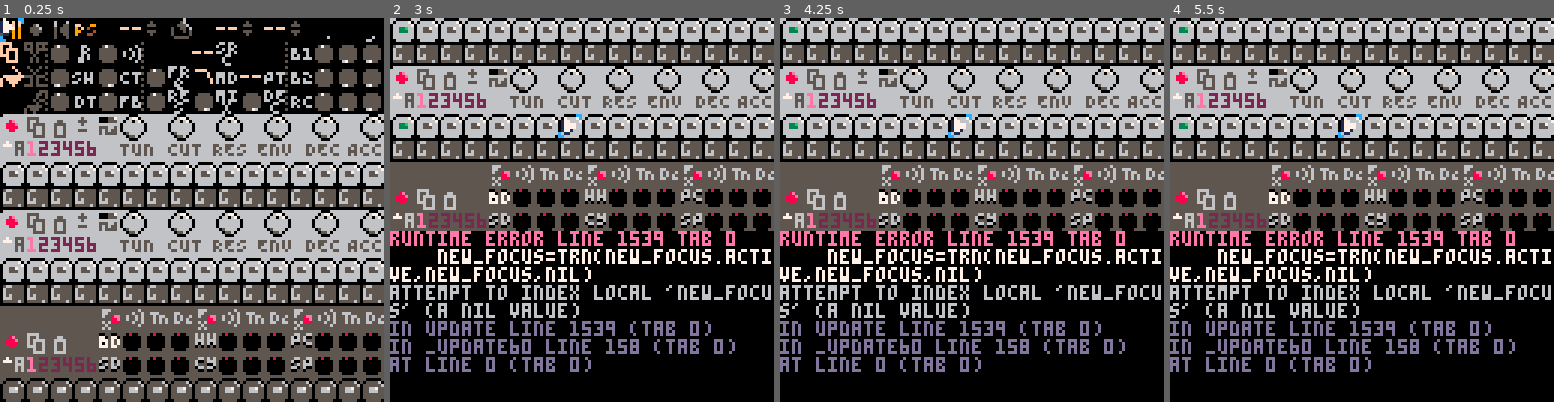
Above: before the commit, frames 1-4 (left to right).
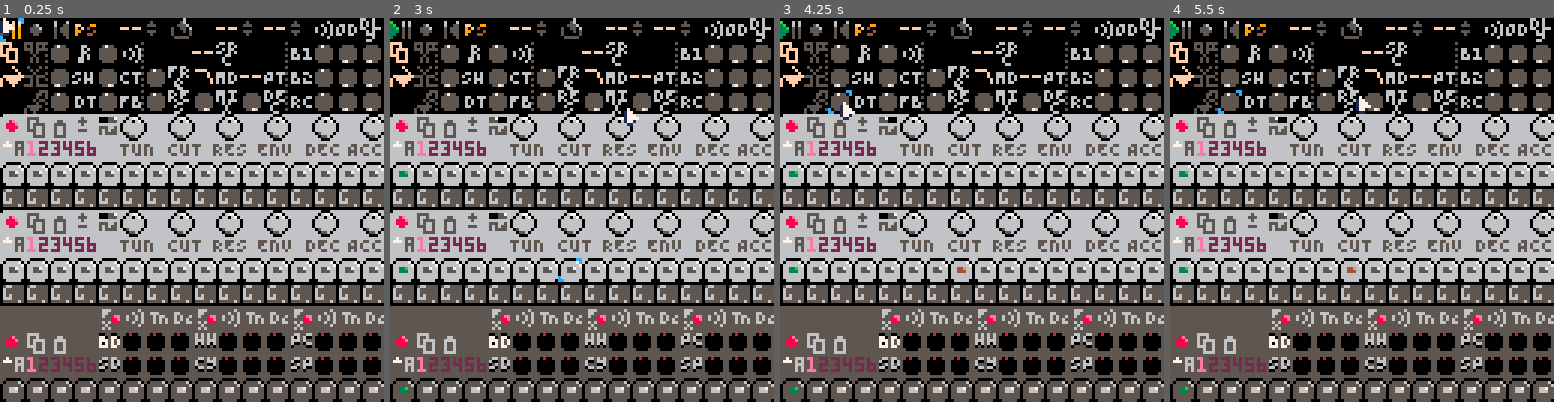
Above: after the commit, the same moments.

Repository: luchak/rp8
Game: PICO-8 cartridge pb-0x.p8
The game is run twice, just before and just after one commit, with the same random seed, the same clock (stepped at 60 frames per second) and the same inputs.
Inputs (mouse positions are in pixels of both pictures, inside the frame that each line leads up to):
- Up to frame 1 (0.25 s): no input
- Up to frame 2 (3 s): tap X (X key) at 0.33, 1.07, 1.85, 2.97 s; click (670, 121) at 0.67 s; tap O (Z key) at 0.7, 1.7, 2.1, 2.5, 2.9 s; click (436, 267) at 1.22 s; hold Right 1.6-2.1 s; click (497, 114) at 1.77 s; hold Up 2.15-2.42 s; click (562, 259) at 2.32 s; hold Right from 2.47 s (still down); click (624, 106) at 2.87 s
- Up to frame 3 (4.25 s): release Right at 3.03 s; hold Left 3.08-3.58 s; tap O (Z key) at 3.3, 3.7, 4.1 s; click (1075, 256) at 3.42 s; hold Down 3.63-3.97 s; click (841, 102) at 3.97 s; hold Right from 4.02 s (still down); tap X (X key) at 4.08 s
- Up to frame 4 (5.5 s): tap O (Z key) at 4.5, 4.9, 5.3 s; click (1292, 248) at 4.52 s; release Right at 4.68 s; hold Up 4.73-5.03 s; click (1354, 94) at 5.07 s; hold Left from 5.08 s (still down); tap X (X key) at 5.2 s

The runs differ from the first frame. In frame 1, 0.3% of the frame differs, in the area x 82-100%, y 0-5%; in frame 2, 78%, in the area x 0-100%, y 0-100%; in frame 3, 78%; in frame 4, 78%.
Error before the commit: runtime error line 1539 tab 0; new_focus=trn(new_focus.active,new_focus,nil); attempt to index local 'new_focus' (a nil value)

Commit message:
Fix mouse bugs

Diff:
--- a/pb-0x.p8
+++ b/pb-0x.p8
@@ -800,7 +800,7 @@
   b1_bank=1,
   dr_bank=1,
   song_mode=false,
-  samp={1=128,2=0,3=0,4=0,5=128,6=255,7=255,8=255}
+  samp={1=0}
  }]]
 
  s.tl=timeline_new(default_patch)
@@ -1063,8 +1063,7 @@
   holds={},
   mouse_tiles={},
   mx=0,
-  my=0,
-  mouse_restore_offset=0
+  my=0
  }]]
  -- obj.focus
 
@@ -1084,7 +1083,7 @@
  function obj:draw(state)
   -- restore screen from mouse
   local mx,my,off=self.mx,self.my,self.mouse_restore_offset
-  memcpy(0x6000+off,0x9000+off,384)
+  if (off) memcpy(0x6000+off,0x9000+off,384)
 
   -- draw changed widgets
   for id,w in pairs(self.widgets) do
@@ -1155,7 +1154,7 @@
     poke(0x5f2d, 0x5)
     self.click_x,self.click_y,self.drag_dist,self.last_drag=mx,my,0,0
     new_focus=self.mouse_tiles[mx\4 + (my\4)*32]
-    new_focus=trn(new_focus.active,new_focus,nil)
+    new_focus=trn(new_focus and new_focus.active,new_focus,nil)
     if (new_focus and new_focus.act_on_click) new_focus:input(state,trn(click==1,1,-1))
    end
   else
